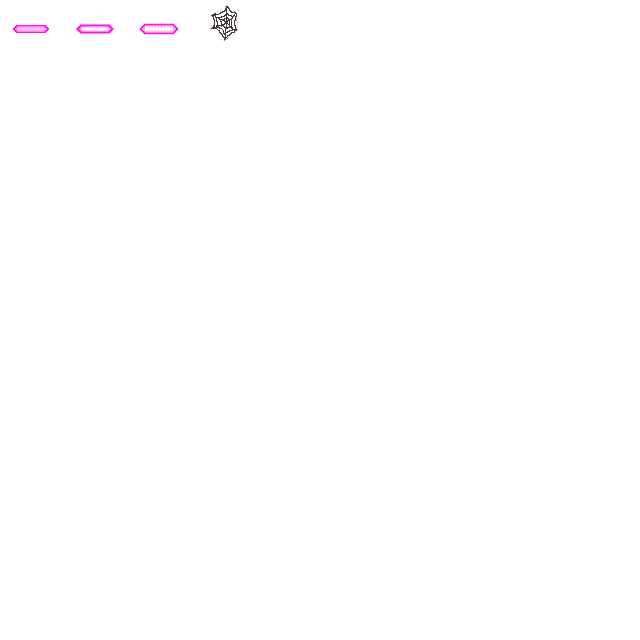
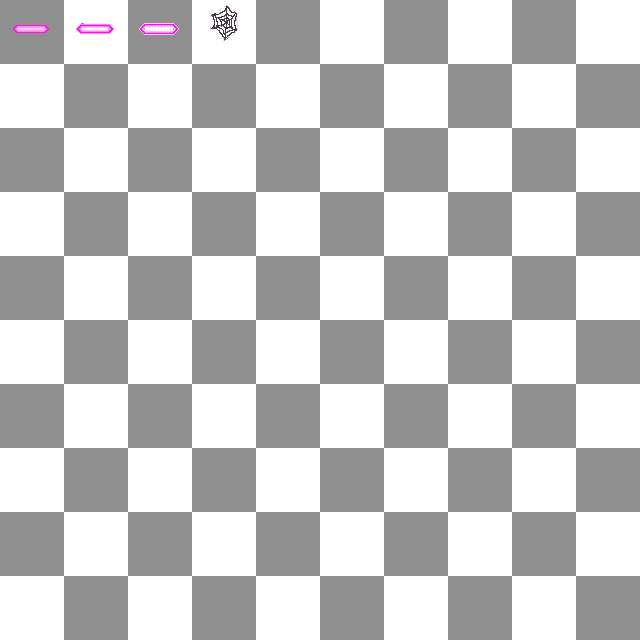
Layer changes from the first 640x640 image to the second:
showed "grid", painted on it over [0, 0, 640, 640]
